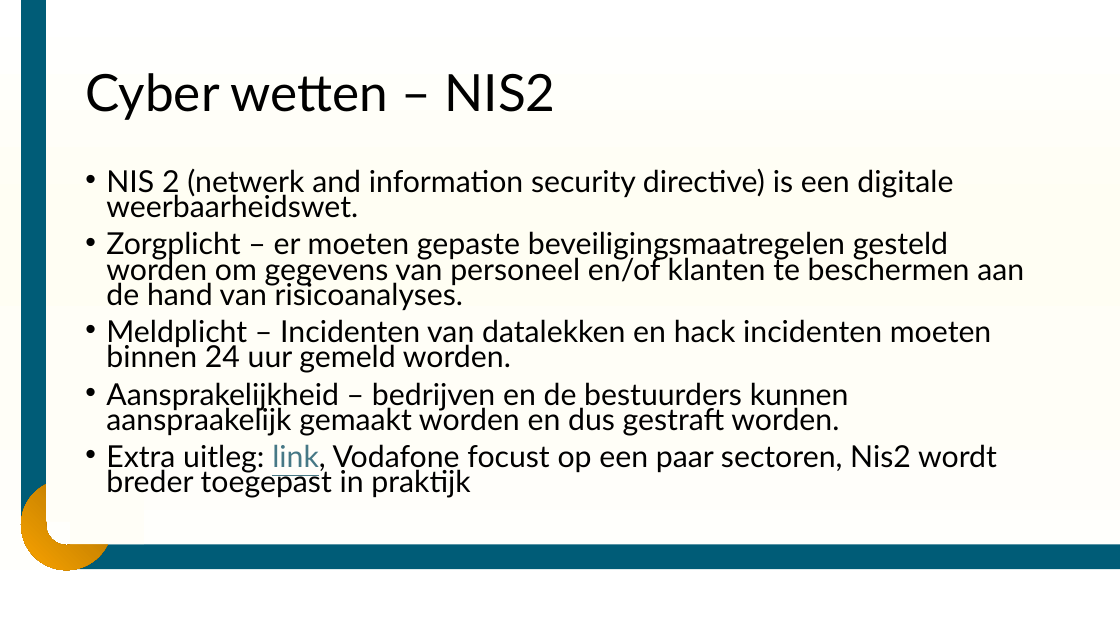
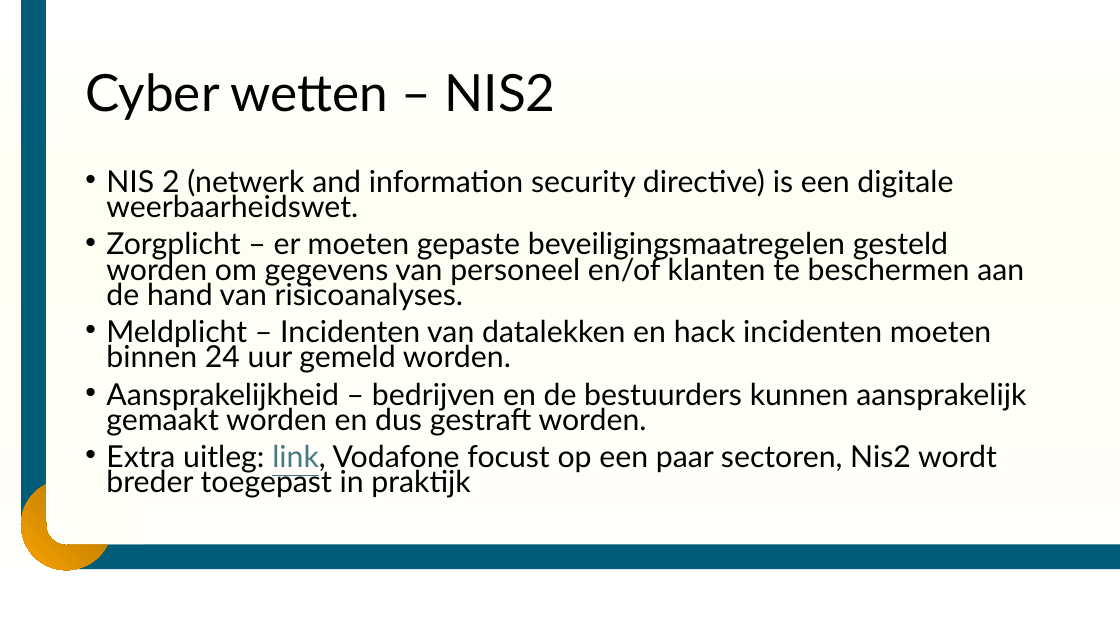
Before and after one commit to DummyMeneer/Cyber-Security, a slide deck: slide 10 of Lesmateriaal/Slides/Cysec – les 3 - Internationale en europese wetten.pptx. Drawn at 1120x630 pixels with LibreOffice and Linux fonts; fonts in the diff are those of the drawing; background and template pictures are left out. Boxes give left, top, right and bottom in pixels: in the first picture for what was removed or moved away, otherwise in the second. Text is boxed around its words. In the diff, an @@ line names an element or a change of style, - is before the commit and + after.

```diff
--- a/Lesmateriaal/Slides/Cysec – les 3 - Internationale en europese wetten.pptx
+++ b/Lesmateriaal/Slides/Cysec – les 3 - Internationale en europese wetten.pptx
@@ text at (106,382,1026,436): text changed @@
-• Aansprakelijkheid – bedrijven en de bestuurders kunnen aanspraakelijk gemaakt worden en dus gestraft worden.
+• Aansprakelijkheid – bedrijven en de bestuurders kunnen aansprakelijk gemaakt worden en dus gestraft worden.
```
Also in this commit, not shown: 5 slides removed, 12 other files.
